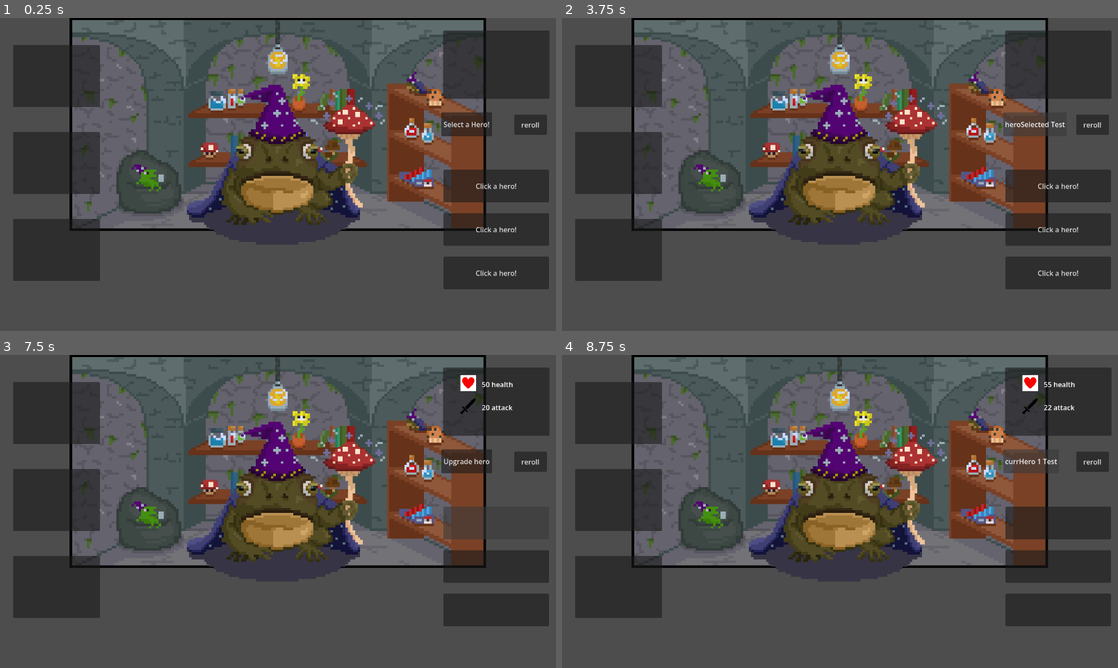
Above: before the commit, frames 1-4 (two rows, left to right).
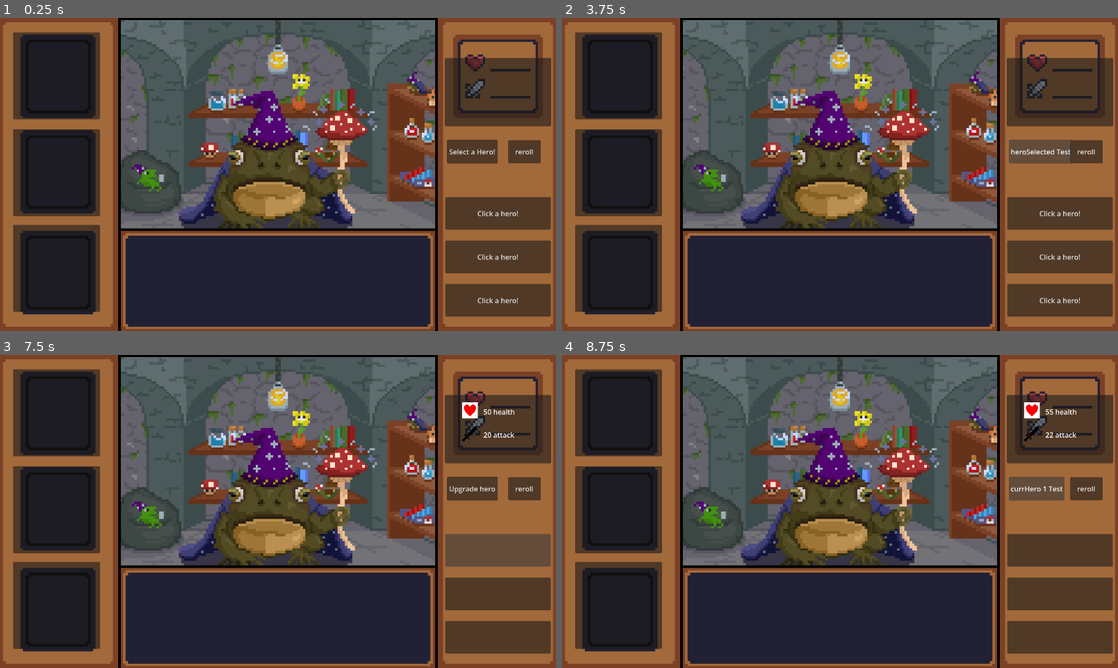
Above: after the commit, the same moments.

Repository: Kaeleb-Greene/dungeoneers-2
Game: Godot game, scene res://Scenes/shop.tscn
The game is run twice, just before and just after one commit, with the same random seed, the same clock (stepped at 60 frames per second) and the same inputs. This scene is started directly instead of the project's main scene.
Inputs (mouse positions are in pixels of both pictures, inside the frame that each line leads up to; where the layout moved, square brackets give the same spot in the first picture):
- Up to frame 1 (0.25 s): no input
- Up to frame 2 (3.75 s): click "Click a hero!" at 0.5 s; click "Click a hero!" at 1.25 s; click "Click a hero!" at 2 s; click "reroll" at 2.75 s; click "Select a Hero!" at 3.5 s
- Up to frame 3 (7.5 s): click "heroSelected Test" at 4.25 s; click (55, 411) [55, 414] at 5 s; click (500, 636) [494, 608] at 5.75 s; click (500, 592) [494, 567] at 6.5 s; click (500, 549) [494, 524] at 7.25 s
- Up to frame 4 (8.75 s): click "Upgrade hero" at 8 s

The runs differ from the first frame. In frame 1, 60% of the frame differs, in the area x 0-100%, y 0-100%; in frame 2, 59%; in frame 3, 60%; in frame 4, 59%.

Commit message:
fixed pause ui + shop ui

Diff:
--- a/Scenes/shop.tscn
+++ b/Scenes/shop.tscn
@@ -7,24 +7,30 @@
 [ext_resource type="Script" uid="uid://1i8qswv7jw5u" path="res://Scripts/pause_ui.gd" id="4_8kdgp"]
 [ext_resource type="Texture2D" uid="uid://sdwygerucufs" path="res://Assets/KeyArt/ShopMenu.png" id="7_s8dlv"]
 [ext_resource type="PackedScene" uid="uid://d044th6buajhx" path="res://Scenes/shopkeeper.tscn" id="7_ymrm4"]
+[ext_resource type="Texture2D" uid="uid://c3uf7rkoqaje1" path="res://Assets/KeyArt/ShopMenuUI.png" id="8_s8dlv"]
 
 [node name="Node2D" type="Node2D" unique_id=1430072747]
 
+[node name="Camera2D" type="Camera2D" parent="." unique_id=232994957]
+
 [node name="ShopMenu" type="Sprite2D" parent="." unique_id=121128836]
-position = Vector2(575.5, 324)
 scale = Vector2(5.7098217, 5.6406245)
 texture = ExtResource("7_s8dlv")
 
-[node name="Camera2D" type="Camera2D" parent="." unique_id=232994957]
-position = Vector2(576, 324)
+[node name="Shopkeeper" parent="." unique_id=1372749085 instance=ExtResource("7_ymrm4")]
+position = Vector2(0, -28)
+scale = Vector2(5.71, 5.641)
+
+[node name="ShopMenuUi" type="Sprite2D" parent="." unique_id=1732132923]
+scale = Vector2(5.753, 5.641)
+texture = ExtResource("8_s8dlv")
 
 [node name="upgrades" type="Panel" parent="." unique_id=1164472576]
 process_mode = 3
 self_modulate = Color(1, 1, 1, 0)
-offset_left = 934.0
-offset_top = -37.0
-offset_right = 934.0
-offset_bottom = 685.0
+offset_left = 362.0
+offset_top = -298.0
+offset_right = 674.0
 script = ExtResource("1_k6jq0")
 
 [node name="abilityUpgrade1" type="Button" parent="upgrades" unique_id=418779002]
@@ -53,10 +59,10 @@
 
 [node name="reroll" type="Button" parent="upgrades" unique_id=416708368]
 layout_mode = 0
-offset_left = 186.0
-offset_top = 223.0
-offset_right = 261.0
-offset_bottom = 270.0
+offset_left = 168.0
+offset_top = 219.0
+offset_right = 243.0
+offset_bottom = 272.0
 text = "reroll
 "
 
@@ -70,9 +76,9 @@
 
 [node name="upgradeHero" type="Button" parent="upgrades/characterStats" unique_id=407854011]
 layout_mode = 0
-offset_left = -4.0
+offset_left = 5.0
 offset_top = 188.0
-offset_right = 113.0
+offset_right = 122.0
 offset_bottom = 243.0
 text = "Select a Hero!"
 
@@ -119,31 +125,31 @@
 [node name="heroes" type="Panel" parent="." unique_id=549266114]
 process_mode = 3
 self_modulate = Color(1, 1, 1, 0)
-offset_left = -64.0
-offset_top = -36.0
-offset_right = 206.0
-offset_bottom = 685.0
+offset_left = -640.0
+offset_top = -334.0
+offset_right = -39.0
+offset_bottom = -18.0
 
 [node name="hero1" type="Button" parent="heroes" unique_id=710269995]
 layout_mode = 0
 offset_left = 30.0
-offset_top = 62.0
+offset_top = 7.0
 offset_right = 230.0
-offset_bottom = 205.0
+offset_bottom = 207.0
 
 [node name="hero2" type="Button" parent="heroes" unique_id=1474747319]
 layout_mode = 0
 offset_left = 30.0
-offset_top = 262.0
+offset_top = 230.0
 offset_right = 230.0
-offset_bottom = 405.0
+offset_bottom = 430.0
 
 [node name="hero3" type="Button" parent="heroes" unique_id=1151627383]
 layout_mode = 0
 offset_left = 30.0
-offset_top = 462.0
+offset_top = 450.0
 offset_right = 230.0
-offset_bottom = 605.0
+offset_bottom = 650.0
 
 [node name="pauseUI" type="CanvasLayer" parent="." unique_id=1710339922]
 process_mode = 3
@@ -157,49 +163,82 @@
 grow_horizontal = 2
 grow_vertical = 2
 
-[node name="optionsLabel" type="Label" parent="pauseUI/optionsMenu" unique_id=1232683323]
-layout_mode = 0
-offset_left = 400.0
-offset_top = 30.0
-offset_right = 702.0
-offset_bottom = 159.0
+[node name="Panel" type="Panel" parent="pauseUI/optionsMenu" unique_id=37589493]
+self_modulate = Color(0.29411766, 0.3372549, 0.43137255, 1)
+layout_mode = 0
+offset_left = 462.0
+offset_top = 21.0
+offset_right = 781.0
+offset_bottom = 696.0
+
+[node name="ResumeButton" type="Button" parent="pauseUI/optionsMenu/Panel" unique_id=1073087203]
+layout_mode = 0
+offset_left = 18.0
+offset_top = 99.0
+offset_right = 158.0
+offset_bottom = 161.0
+scale = Vector2(2, 2)
+text = "Resume
+"
+
+[node name="Exit" type="Button" parent="pauseUI/optionsMenu/Panel" unique_id=1446554863]
+layout_mode = 0
+offset_left = 18.0
+offset_top = 529.0
+offset_right = 158.0
+offset_bottom = 591.0
+scale = Vector2(2, 2)
+text = "Exit
+"
+
+[node name="musicSlider" type="HSlider" parent="pauseUI/optionsMenu/Panel" unique_id=1345237088]
+layout_mode = 0
+offset_left = 18.0
+offset_top = 254.0
+offset_right = 158.0
+offset_bottom = 316.0
+scale = Vector2(2, 2)
+value = 50.0
+scrollable = false
+
+[node name="sfxSlider" type="HSlider" parent="pauseUI/optionsMenu/Panel" unique_id=259909804]
+layout_mode = 0
+offset_left = 18.0
+offset_top = 409.0
+offset_right = 158.0
+offset_bottom = 471.0
+scale = Vector2(2, 2)
+value = 50.0
+scrollable = false
+
+[node name="sfxVolumeLabel2" type="Label" parent="pauseUI/optionsMenu/Panel" unique_id=1568950555]
+layout_mode = 0
+offset_left = 18.0
+offset_top = 254.0
+offset_right = 158.0
+offset_bottom = 316.0
+scale = Vector2(2, 2)
+text = "Music Volume"
+
+[node name="optionsLabel" type="Label" parent="pauseUI/optionsMenu/Panel" unique_id=1232683323]
+layout_mode = 0
+offset_left = -122.0
+offset_top = -17.0
+offset_right = 328.0
+offset_bottom = 55.0
+scale = Vector2(1.25, 1.25)
 theme_override_font_sizes/font_size = 52
 text = "OPTIONS"
 horizontal_alignment = 1
 
-[node name="sfxVolumeLabel" type="Label" parent="pauseUI/optionsMenu" unique_id=1300902922]
-layout_mode = 0
-offset_left = 477.0
-offset_top = 135.0
-offset_right = 517.0
-offset_bottom = 158.0
+[node name="sfxVolumeLabel" type="Label" parent="pauseUI/optionsMenu/Panel" unique_id=1300902922]
+layout_mode = 0
+offset_left = 18.0
+offset_top = 409.0
+offset_right = 158.0
+offset_bottom = 471.0
+scale = Vector2(2, 2)
 text = "SFX Volume"
-
-[node name="sfxVolumeLabel2" type="Label" parent="pauseUI/optionsMenu" unique_id=1568950555]
-layout_mode = 0
-offset_left = 477.0
-offset_top = 235.0
-offset_right = 568.0
-offset_bottom = 258.0
-text = "Music Volume"
-
-[node name="sfxSlider" type="HSlider" parent="pauseUI/optionsMenu" unique_id=259909804]
-layout_mode = 0
-offset_left = 473.0
-offset_top = 150.0
-offset_right = 627.0
-offset_bottom = 215.0
-value = 50.0
-scrollable = false
-
-[node name="musicSlider" type="HSlider" parent="pauseUI/optionsMenu" unique_id=1345237088]
-layout_mode = 0
-offset_left = 473.0
-offset_top = 250.0
-offset_right = 627.0
-offset_bottom = 315.0
-value = 50.0
-scrollable = false
 
 [node name="pauseMenu" type="Panel" parent="pauseUI" unique_id=700106807]
 visible = false
@@ -209,47 +248,58 @@
 grow_horizontal = 2
 grow_vertical = 2
 
-[node name="Label" type="Label" parent="pauseUI/pauseMenu" unique_id=1544493896]
-layout_mode = 0
-offset_left = 400.0
-offset_top = 4.0
-offset_right = 702.0
-offset_bottom = 133.0
+[node name="Panel" type="Panel" parent="pauseUI/pauseMenu" unique_id=349689771]
+self_modulate = Color(0.29411766, 0.3372549, 0.43137255, 1)
+layout_mode = 1
+anchors_preset = -1
+anchor_right = 0.031000001
+anchor_bottom = 0.056
+offset_left = 462.0
+offset_top = 21.0
+offset_right = 741.32
+offset_bottom = 655.68
+
+[node name="Options" type="Button" parent="pauseUI/pauseMenu/Panel" unique_id=1625603756]
+layout_mode = 0
+offset_left = 18.0
+offset_top = 329.0
+offset_right = 158.0
+offset_bottom = 391.0
+scale = Vector2(2, 2)
+text = "Options
+"
+
+[node name="Exit" type="Button" parent="pauseUI/pauseMenu/Panel" unique_id=913813345]
+layout_mode = 0
+offset_left = 18.0
+offset_top = 529.0
+offset_right = 158.0
+offset_bottom = 591.0
+scale = Vector2(2, 2)
+text = "Exit
+"
+
+[node name="ResumeButton" type="Button" parent="pauseUI/pauseMenu/Panel" unique_id=1606315208]
+layout_mode = 0
+offset_left = 18.0
+offset_top = 129.0
+offset_right = 158.0
+offset_bottom = 191.0
+scale = Vector2(2, 2)
+text = "Resume
+"
+
+[node name="Label" type="Label" parent="pauseUI/pauseMenu/Panel" unique_id=1544493896]
+layout_mode = 0
+offset_left = -55.99997
+offset_top = -21.0
+offset_right = 223.33337
+offset_bottom = 74.0
+scale = Vector2(1.5, 1.5)
 theme_override_font_sizes/font_size = 52
 text = "PAUSE"
 horizontal_alignment = 1
 vertical_alignment = 1
-
-[node name="ResumeButton" type="Button" parent="pauseUI/pauseMenu" unique_id=1606315208]
-layout_mode = 0
-offset_left = 453.0
-offset_top = 150.0
-offset_right = 657.0
-offset_bottom = 238.0
-text = "Resume
-"
-
-[node name="Options" type="Button" parent="pauseUI/pauseMenu" unique_id=1625603756]
-layout_mode = 0
-offset_left = 453.0
-offset_top = 300.0
-offset_right = 657.0
-offset_bottom = 388.0
-text = "Options
-"
-
-[node name="Exit" type="Button" parent="pauseUI/pauseMenu" unique_id=913813345]
-layout_mode = 0
-offset_left = 453.0
-offset_top = 450.0
-offset_right = 657.0
-offset_bottom = 538.0
-text = "Exit
-"
-
-[node name="Shopkeeper" parent="." unique_id=1372749085 instance=ExtResource("7_ymrm4")]
-position = Vector2(594, 282)
-scale = Vector2(5.71, 5.641)
 
 [connection signal="mouse_entered" from="upgrades/characterStats/upgradeHero" to="upgrades/characterStats" method="_on_upgrade_hero_mouse_entered"]
 [connection signal="pressed" from="upgrades/characterStats/upgradeHero" to="upgrades" method="_on_upgrade_hero_pressed"]
@@ -261,7 +311,7 @@
 [connection signal="pressed" from="heroes/hero2" to="upgrades/characterStats" method="_on_hero_2_pressed"]
 [connection signal="pressed" from="heroes/hero3" to="upgrades" method="_on_hero_3_pressed"]
 [connection signal="pressed" from="heroes/hero3" to="upgrades/characterStats" method="_on_hero_3_pressed"]
-[connection signal="pressed" from="pauseUI/pauseMenu/ResumeButton" to="upgrades/characterStats" method="_on_resume_button_pressed"]
-[connection signal="pressed" from="pauseUI/pauseMenu/ResumeButton" to="pauseUI" method="_on_resume_button_pressed"]
-[connection signal="pressed" from="pauseUI/pauseMenu/Options" to="pauseUI" method="_on_options_pressed"]
-[connection signal="pressed" from="pauseUI/pauseMenu/Exit" to="pauseUI" method="_on_exit_pressed"]
+[connection signal="pressed" from="pauseUI/pauseMenu/Panel/Options" to="pauseUI" method="_on_options_pressed"]
+[connection signal="pressed" from="pauseUI/pauseMenu/Panel/Exit" to="pauseUI" method="_on_exit_pressed"]
+[connection signal="pressed" from="pauseUI/pauseMenu/Panel/ResumeButton" to="upgrades/characterStats" method="_on_resume_button_pressed"]
+[connection signal="pressed" from="pauseUI/pauseMenu/Panel/ResumeButton" to="pauseUI" method="_on_resume_button_pressed"]
